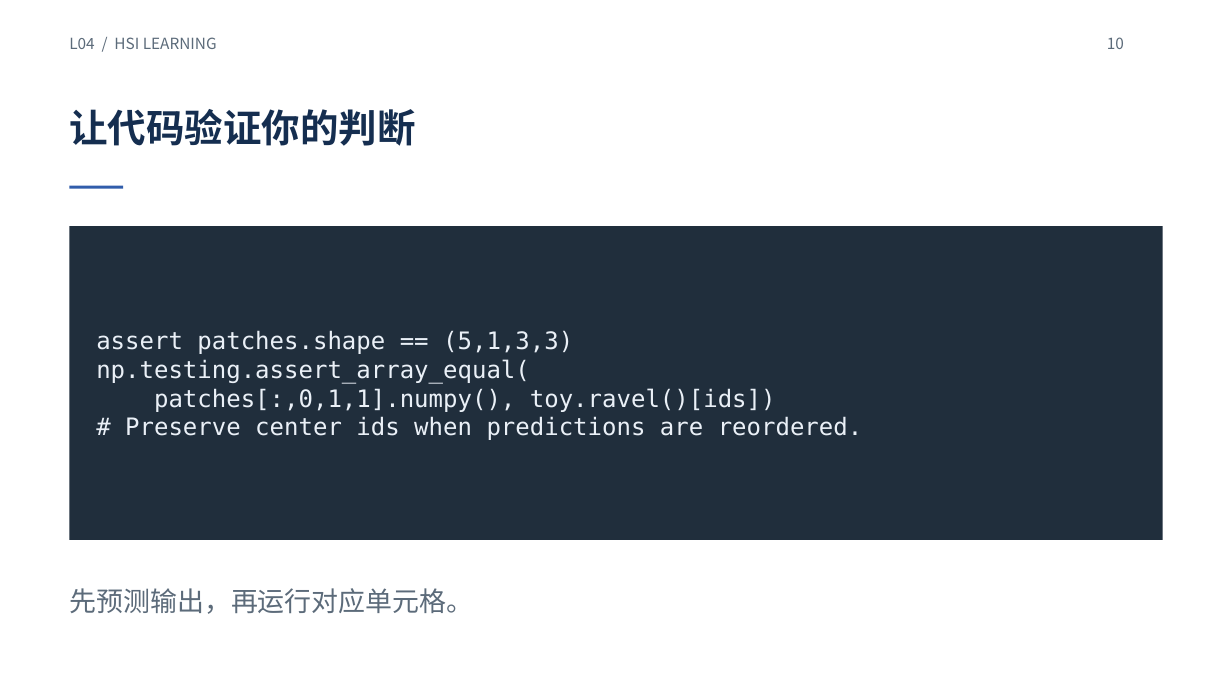
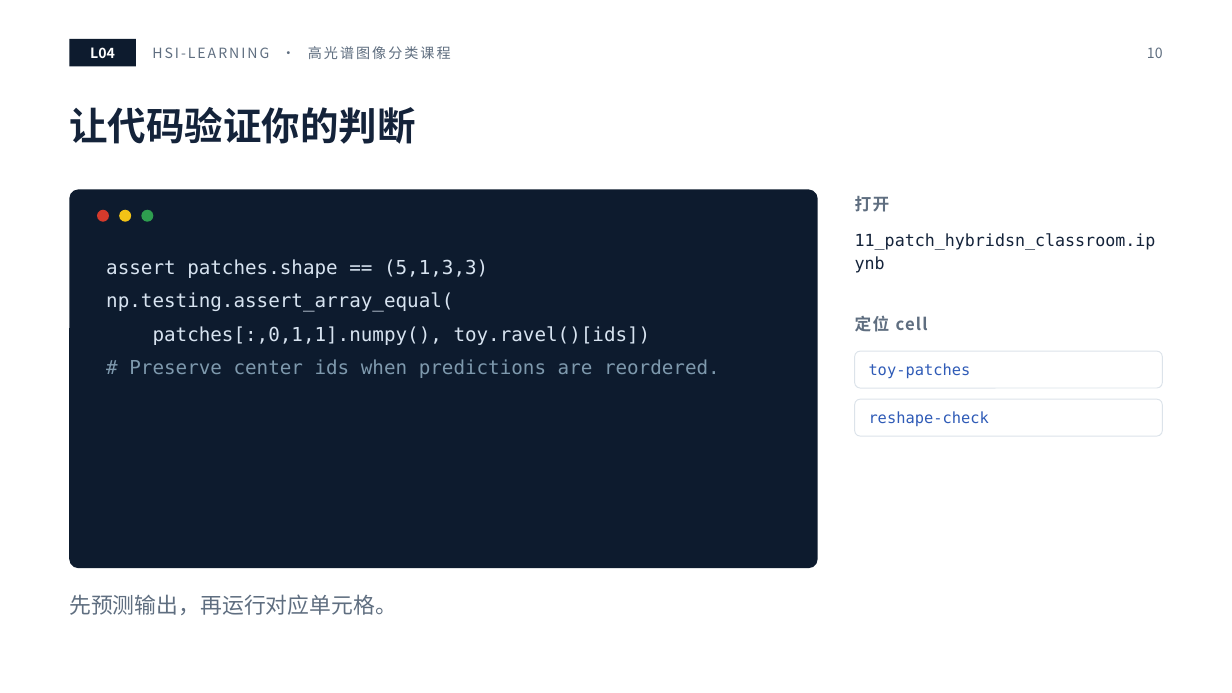
Before and after one commit to masskx/HSI-Learning, a slide deck: slide 10 of slides/decks/L04-patch.pptx. Drawn at 1232x693 pixels with LibreOffice and Linux fonts; fonts in the diff are those of the drawing. Boxes give left, top, right and bottom in pixels: in the first picture for what was removed or moved away, otherwise in the second. Text is boxed around its words. In the diff, an @@ line names an element or a change of style, - is before the commit and + after.

```diff
--- a/slides/decks/L04-patch.pptx
+++ b/slides/decks/L04-patch.pptx
@@ text removed at (69,37,217,49) @@
-L04 / HSI LEARNING
@@ rectangle added at (69,39,136,67), fill #0D1B2E @@
@@ text added at (90,47,115,58), 11 pt, text #FFFFFF, bold @@
+L04
@@ text added at (152,46,451,59), 11 pt, text #5F6E80 @@
+HSI-LEARNING · 高光谱图像分类课程
@@ page number: place and size @@
-page number at (1107,37,1124,49)
+page number at (1147,47,1163,58)
@@ page number at (1147,47,1163,58): size 12 to 11 pt, text colour #5C6B7A to #5F6E80; alignment left to right @@
@@ title "让代码验证你的判断" at (69,107,415,144): text colour #152E50 to #14233A @@
@@ rectangle removed at (69,186,123,189) @@
@@ rounded rectangle added at (69,189,818,568), fill #0D1B2E @@
@@ text added at (855,196,890,212), 13 pt, text #5F6E80, bold @@
+打开
@@ rectangle removed at (69,226,1163,541) @@
@@ ellipse added at (97,210,109,222), fill #D33A2C @@
@@ ellipse added at (119,210,131,222), fill #F2C316 @@
@@ ellipse added at (141,210,153,222), fill #2E9E4F @@
@@ text added at (855,233,1156,250), 13 pt, text #14233A @@
+11_patch_hybridsn_classroom.ipynb
@@ text "assert patches.shape == (5,1,3,3)": place and size @@
-text "assert patches.shape == (5,1,3,3)" at (96,330,863,440)
+text "assert patches.shape == (5,1,3,3)" at (106,259,720,378)
@@ text "assert patches.shape == (5,1,3,3)" at (106,259,720,378): size 18.8 to 15 pt; text colour #EAF0F7 to #D7E3F0 in "assert patches.shape == (5,1,3,3)", "np.testing.assert_array_equal(", "patches[:,0,1,1].numpy(), toy.ravel()[ids])"; text colour #EAF0F7 to #7E99AD in "# Preserve center ids when predictions are ..."; line spacing 1 to 1.45; vertical alignment middle to top @@
@@ text added at (855,315,928,332), 13 pt, text #5F6E80, bold @@
+定位 cell
@@ rounded rectangle added at (855,351,1163,388), outline #DCE3EA 0.75 pt @@
@@ text added at (869,363,971,379), 12 pt, text #2F5BB7 @@
+toy-patches
@@ rounded rectangle added at (855,399,1163,436), outline #DCE3EA 0.75 pt @@
@@ text added at (869,411,989,426), 12 pt, text #2F5BB7 @@
+reshape-check
@@ text "先预测输出，再运行对应单元格。" at (69,594,397,615): size 21 to 17 pt, text colour #5C6B7A to #5F6E80; vertical alignment middle to top @@
```
Also in this commit, not shown: 11 other slides changed, 20 other files.
